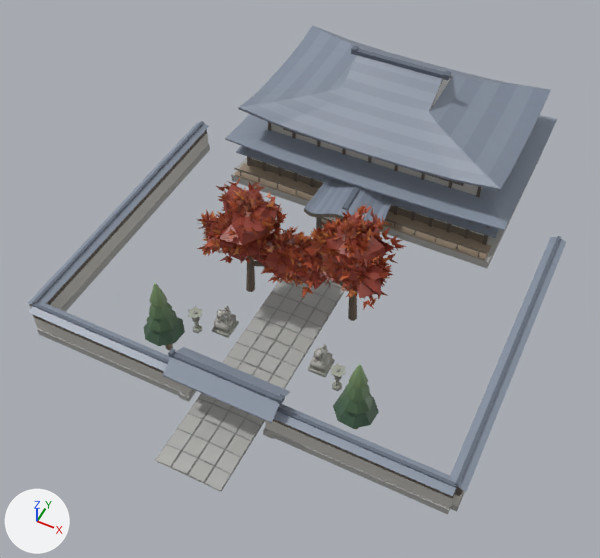
What one commit did to the glTF model godot/assets/models/hieda_blockout.glb.
Rendered twice from a camera (50 mm lens) standing at (21.8, -64.7, 57.9) and looking at (-0.6, -20.0, 2.0). Arrows for +X, +Y and +Z are at lower left; the lights stay in place. The older version comes first. Vertices at exactly the same position are counted once.

In view in the first picture: 'hieda_blockout'.
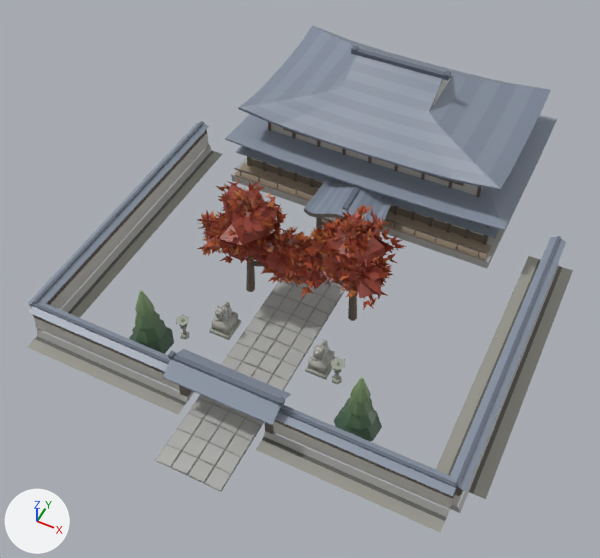
The change, as JSON lines over the scene's bpy script:
```json
{"block": "me_hieda_scene", "where": "# used by ob_hieda_blockout; location = (0.0, 0.0, 0.0)"}
{"op": "remove", "block": "me_hieda_scene", "code": "me_hieda_scene.from_pydata(...)  # 19540 vertices, 15466 faces; spans x -19.7..19.7, y -40.5..9.3, z -2.4..13.2"}
{"op": "add", "block": "me_hieda_scene", "code": "me_hieda_scene.from_pydata(...)  # 19580 vertices, 15466 faces; spans x -21.1..21.1, y -40.5..9.3, z -2.6..13.2"}
{"block": "me_hieda_scene", "change": "me_hieda_scene part 1: a new loose piece, a box spanning x 3.6..4.3, y -34.55..-33.45, z 0.48..3.3, in mat_bark"}
{"block": "me_hieda_scene", "change": "me_hieda_scene part 2: a new loose piece, a box spanning x -4.3..-3.6, y -34.55..-33.45, z 0.48..3.3, in mat_bark"}
{"block": "me_hieda_scene", "change": "me_hieda_scene part 3: the loose piece of 6 vertices spanning x -4.8..4.8, y -33.9..-32.5, z 3.9..4.9 is moved by (0.0, 0.0, -0.3)"}
{"block": "me_hieda_scene", "change": "me_hieda_scene part 4: the loose piece of 6 vertices spanning x -4.8..4.8, y -35.5..-34.1, z 3.9..4.9 is moved by (0.0, 0.0, -0.3)"}
{"block": "me_hieda_scene", "change": "me_hieda_scene part 5: the loose piece of 8 vertices spanning x -4.8..4.8, y -34.2..-33.8, z 4.9..5.2 is moved by (0.0, 0.0, -0.3)"}
{"block": "me_hieda_scene", "change": "me_hieda_scene part 6: the loose piece of 8 vertices spanning x 4.7..5.0, y -34.3..-33.7, z 4.9..5.3 is moved by (0.1, 0.0, -0.3)"}
{"block": "me_hieda_scene", "change": "me_hieda_scene part 7: the loose piece of 8 vertices spanning x -5.0..-4.7, y -34.3..-33.7, z 4.9..5.3 is moved by (-0.1, 0.0, -0.3)"}
{"block": "me_hieda_scene", "change": "me_hieda_scene part 8: a new loose piece, a box spanning x 3.72..5.68, y -27.6..-25.4, z 0.0..0.35, in mat_bark"}
{"block": "me_hieda_scene", "change": "me_hieda_scene part 9: a new loose piece, a box spanning x 3.9..5.5, y -27.4..-25.6, z 0.4..1.4, in mat_bark"}
{"block": "me_hieda_scene", "change": "me_hieda_scene part 10: 96 loose pieces with 978 vertices, spanning x -9.9..9.9, y -34.7..-25.6, z -2.4..6.5, are deleted"}
{"block": "me_hieda_scene", "change": "me_hieda_scene part 11: 332 vertices moved from x -19.5..18.5, y -34.7..-6.0, z 0.0..3.7 to x -19.8..18.2, y -34.7..-6.0, z 0.0..3.7; 1404 vertices removed from x -19.5..19.5, y -34.7..-6.0, z 0.0..5.2; 2390 vertices added at x -21.1..21.1, y -36.1..-6.0, z -2.6..7.0"}
{"block": "me_hieda_scene", "change": "other edits to the shape of me_hieda_scene do not show in these pictures"}
```

Changed parts and their boxes [x1, y1, x2, y2] in the pictures (600 x 558 px; the box of a moved part takes in the faces that stretch with it):
```json
{"object": "hieda_blockout", "change": "reshaped", "before": [27, 25, 566, 515], "after": [27, 25, 573, 533]}
{"part": 1, "of": "me_hieda_scene", "change": "added", "after": [265, 423, 273, 435], "on screen": "mostly hidden"}
{"part": 2, "of": "me_hieda_scene", "change": "added", "after": [179, 385, 191, 397], "on screen": "mostly hidden"}
{"part": 3, "of": "me_hieda_scene", "change": "moved or reshaped", "before": [176, 347, 291, 396], "after": [176, 349, 291, 399]}
{"part": 4, "of": "me_hieda_scene", "change": "moved or reshaped", "before": [163, 357, 279, 423], "after": [163, 359, 280, 426]}
{"part": 5, "of": "me_hieda_scene", "change": "moved or reshaped", "before": [172, 352, 279, 402], "after": [172, 354, 280, 404]}
{"part": 6, "of": "me_hieda_scene", "change": "moved or reshaped", "before": [277, 394, 285, 404], "after": [278, 397, 285, 407]}
{"part": 7, "of": "me_hieda_scene", "change": "moved or reshaped", "before": [168, 348, 176, 358], "after": [168, 350, 176, 360]}
{"part": 8, "of": "me_hieda_scene", "change": "added", "after": [305, 357, 335, 380]}
{"part": 9, "of": "me_hieda_scene", "change": "added", "after": [308, 345, 335, 375]}
{"part": 10, "of": "me_hieda_scene", "change": "deleted", "before": [149, 283, 368, 439]}
{"part": 11, "of": "me_hieda_scene", "change": "moved or reshaped", "before": [28, 146, 465, 515], "after": [28, 145, 573, 533]}
```
